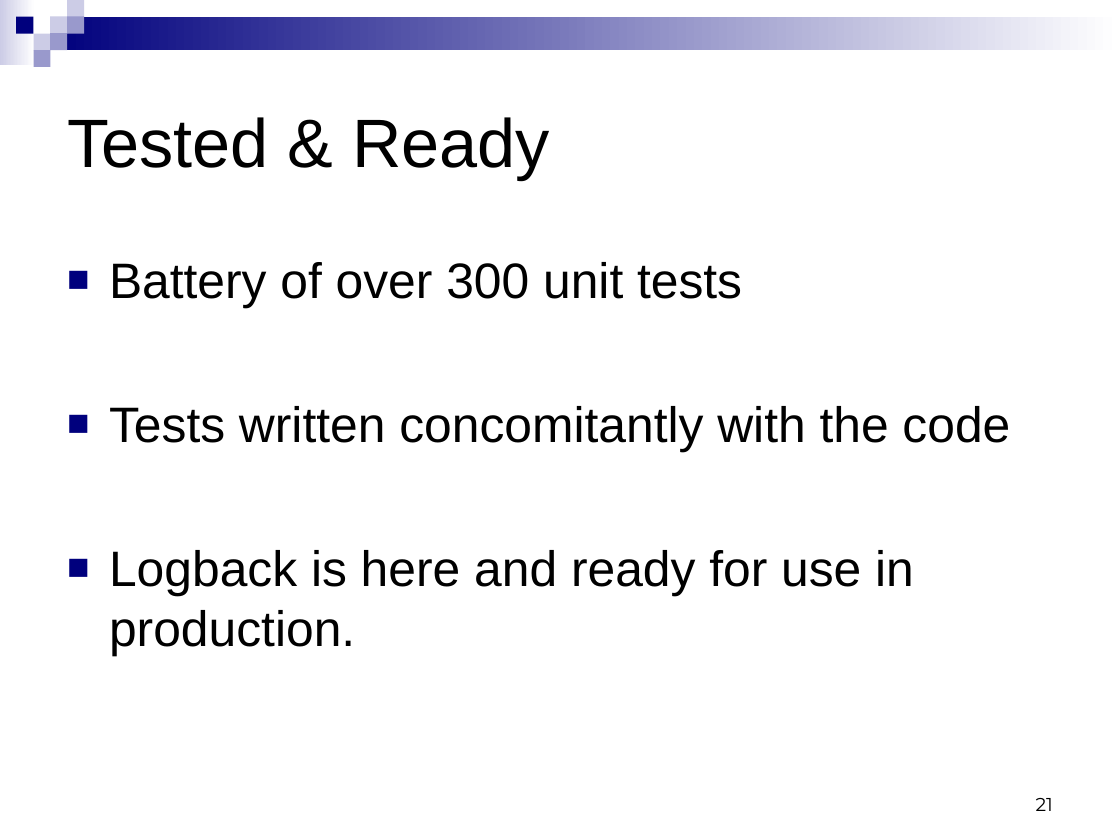
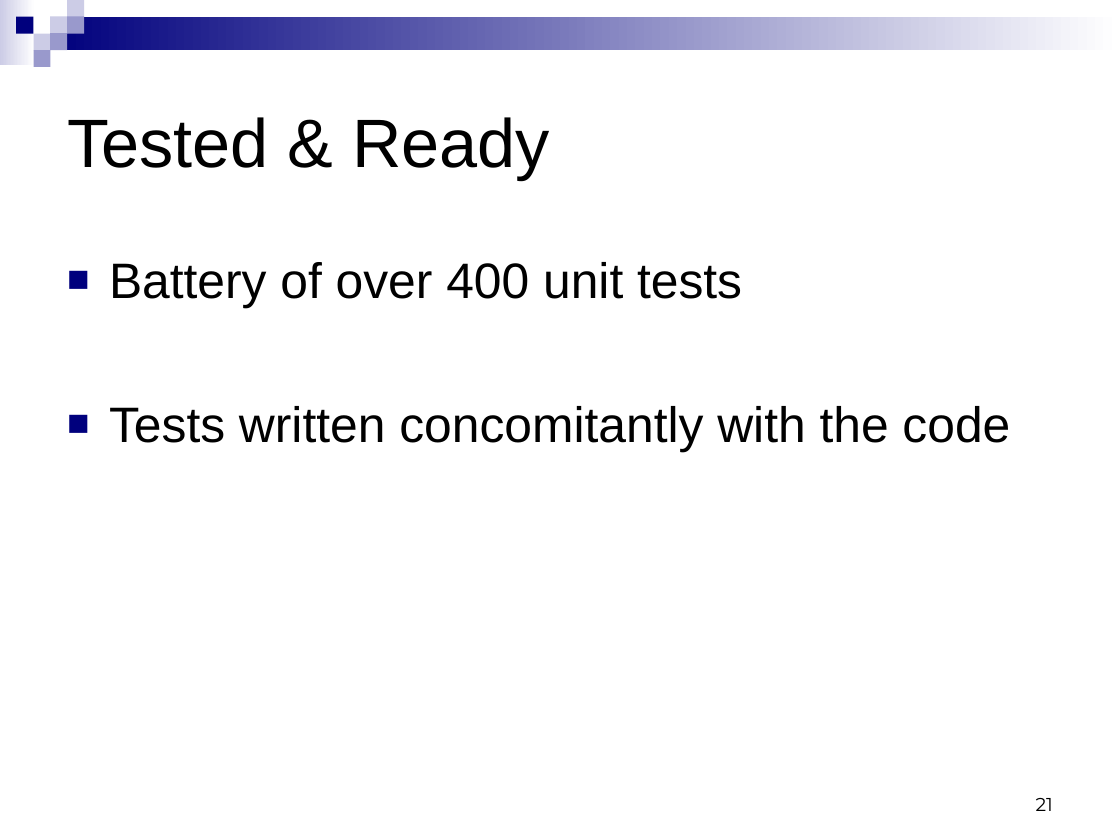
Before and after one commit to qos-ch/logback, a slide deck: slide 21 of logback-site/src/site/resources/logback.ppt. Drawn at 1120x840 pixels with LibreOffice and Linux fonts; fonts in the diff are those of the drawing. Boxes give left, top, right and bottom in pixels: in the first picture for what was removed or moved away, otherwise in the second. Text is boxed around its words. In the diff, an @@ line names an element or a change of style, - is before the commit and + after.

Commit message:
improving the logback presentation for OpenExpo 08

```diff
--- a/logback-site/src/site/resources/logback.ppt
+++ b/logback-site/src/site/resources/logback.ppt
@@ text at bbox=[109, 262, 742, 308]: text changed @@
-■ Battery of over 300 unit tests
+■ Battery of over 400 unit tests
@@ text at bbox=[109, 550, 914, 657]: paragraph removed @@
-■ Logback is here and ready for use in production.
```
Also in this commit, not shown: 10 other slides changed, 2 slides added.
